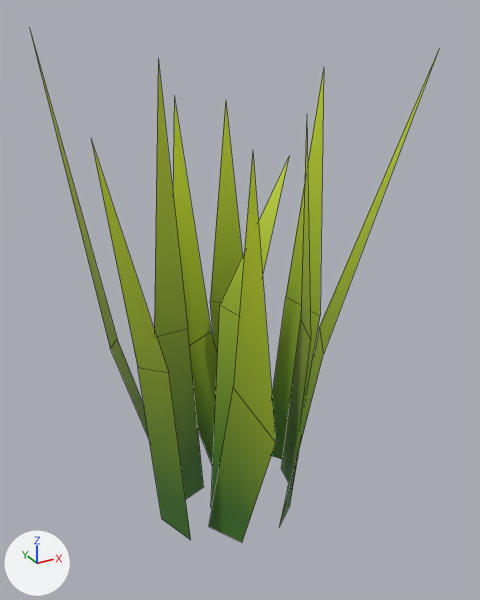
The Blender file assets/models/environment/grass.blend: old version first, new version second.
Both versions are drawn from a camera (50 mm lens) standing at (-0.433, -0.785, 0.742) and looking at (-0.02, -0.033, 0.366). The lights are fixed; the arrows at lower left show +X, +Y and +Z. Mesh edges are drawn as thin lines.

Before the edit, the objects in view are built like this:
```python
me_plane = bpy.data.meshes.new('Plane')
me_plane.from_pydata(...)  # 50 vertices, 20 faces; spans x -0.233..0.22, y -0.182..0.168, z 0.0..0.721
me_plane.polygons.foreach_set('use_smooth', [True] * 20)
me_plane.materials.append(mat_material)
# before: 9 (-0.087, -0.182, 0.608), 10 (-0.085, -0.05, 0.0) at pixel (208, 526), 11 (-0.056, -0.105, 0.0) at pixel (242, 542), 17 (-0.072, -0.11, 0.279) at pixel (233, 387), 21 (-0.046, -0.176, 0.224) at pixel (275, 442)
ob_grass = bpy.data.objects.new('grass', me_plane)
ob_grass.location = (0.0, 0.0, 0.0)
```
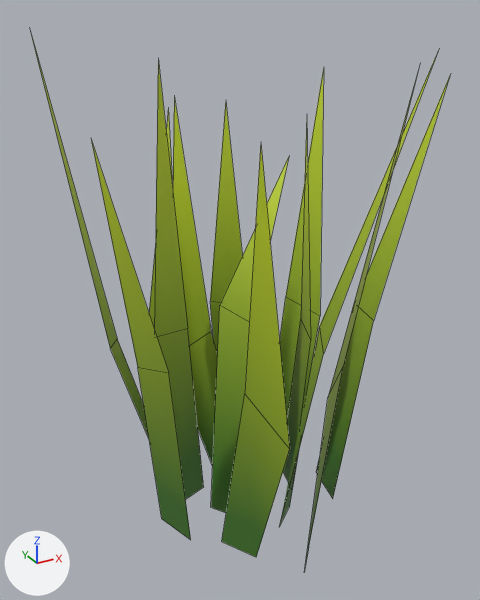
What differs and where, as boxes [x1, y1, x2, y2] in the pictures (480 x 600 px):
'grass', reshaped
    before: [30, 31, 438, 542]
    after: [30, 31, 451, 571]
part 1 of me_plane, added
    after: [149, 108, 173, 327]
part 2 of me_plane, built on
    before: [209, 153, 276, 542]
    after: [222, 72, 451, 571]

The change, as a diff of the scene's bpy script:
```diff
--- a/assets/models/environment/grass.blend.py
+++ b/assets/models/environment/grass.blend.py
@@ me_plane @@
 # used by ob_grass; location = (0.0, 0.0, 0.0)
 # verts and faces of me_plane; kept vertices keep their numbers, new ones are numbered from 50
-me_plane.from_pydata(...)  # 50 vertices, 20 faces; spans x -0.233..0.22, y -0.182..0.168, z 0.0..0.721
+me_plane.from_pydata(...)  # 65 vertices, 26 faces; spans x -0.233..0.248, y -0.34..0.236, z -0.002..0.721
+# me_plane part 1: the loose piece of 5 vertices spanning x -0.233..-0.088, y 0.02..0.127, z 0.0..0.721 is copied, and the copy is multiplied about its middle by the matrix ((-0.102, -0.809, 0.161), (0.772, -0.036, 0.306), (-0.291, 0.188, 0.755)), then moved by (0.128, 0.111, -0.065); it spans x -0.103..-0.002, y 0.116..0.236, z -0.002..0.596
+# me_plane part 2
+verts[9] = (-0.087, -0.199, 0.619)  # moved
+verts[10] = (-0.085, -0.093, 0.006)  # moved, pixel (221, 541)
+verts[11] = (-0.056, -0.148, 0.008)  # moved, pixel (256, 557)
+verts[17] = (-0.072, -0.141, 0.287)  # moved, pixel (244, 393)
+verts[21] = (-0.046, -0.209, 0.235)  # moved, pixel (289, 449)
+verts[50] = (-0.017, -0.34, 0.7)
+verts[51] = (0.028, -0.161, 0.0)  # pixel (308, 546)
+verts[52] = (-0.006, -0.199, 0.0)  # pixel (304, 572)
+verts[53] = (-0.016, -0.242, 0.32)  # pixel (327, 397)
+verts[54] = (0.024, -0.217, 0.339)  # pixel (343, 366)
+verts[55] = (0.248, -0.116, 0.665)  # pixel (450, 73)
+verts[56] = (0.135, -0.025, 0.004)  # pixel (316, 472)
+verts[57] = (0.123, -0.091, 0.0)  # pixel (332, 498)
+verts[58] = (0.164, -0.105, 0.322)  # pixel (373, 320)
+verts[59] = (0.184, -0.035, 0.319)  # pixel (354, 302)
+faces += [(50, 54, 53), (51, 52, 53, 54), (55, 59, 58), (56, 57, 58, 59)]
 me_plane.materials.append(mat_material)
```
